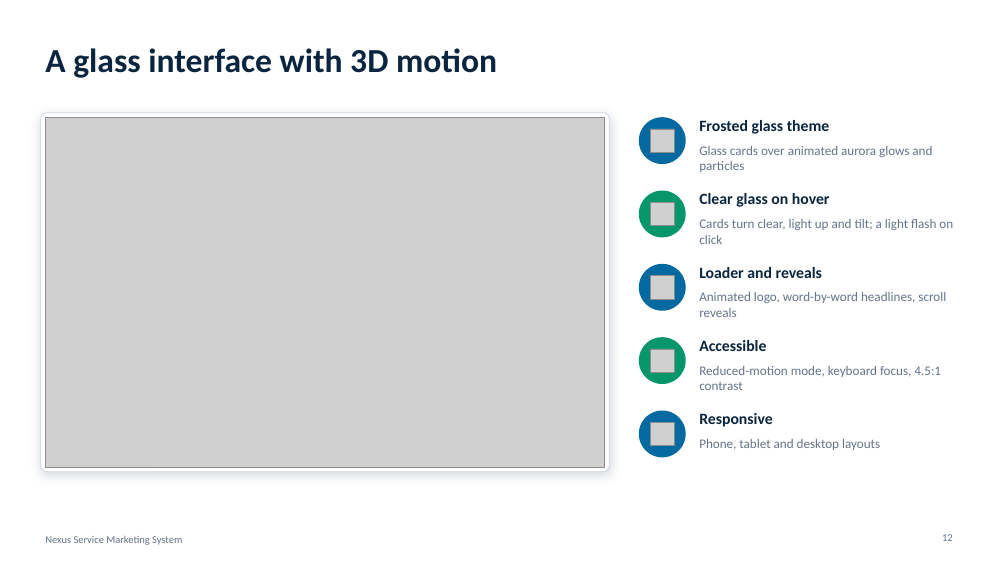
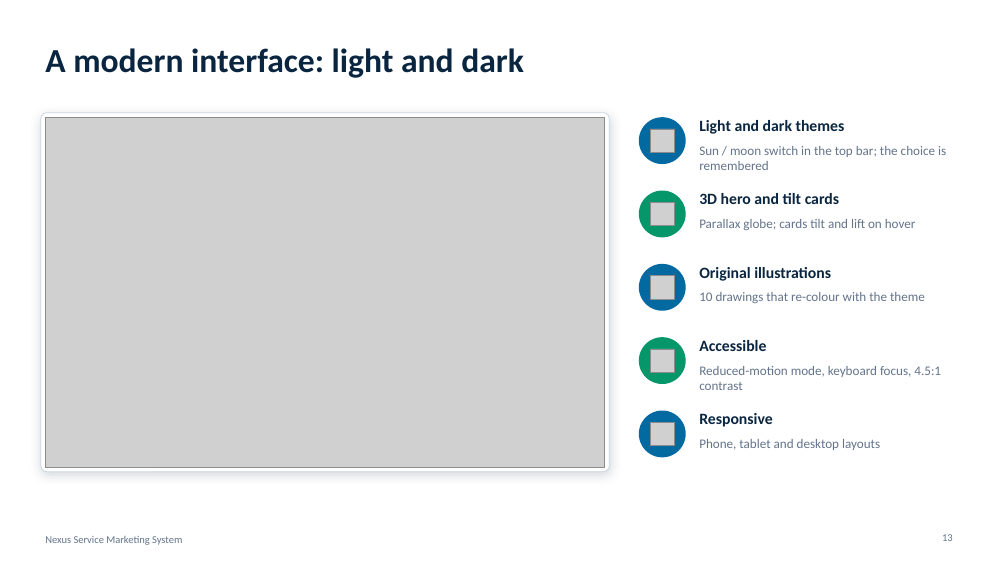
Before and after one commit to humaizkhan363-cmd/e_project, a slide deck: slide 13 of documentation/Nexus_Documentation/Nexus_Presentation_animated.pptx (slide 12 before the commit). Drawn at 1008x567 pixels with LibreOffice and Linux fonts; fonts in the diff are those of the drawing; grey boxes stand for pictures. Boxes give left, top, right and bottom in pixels: in the first picture for what was removed or moved away, otherwise in the second. Text is boxed around its words. In the diff, an @@ line names an element or a change of style, - is before the commit and + after.

```diff
--- a/documentation/Nexus_Documentation/Nexus_Presentation_animated.pptx
+++ b/documentation/Nexus_Documentation/Nexus_Presentation_animated.pptx
@@ title at (x1=45, y1=48, x2=524, y2=78): text changed @@
-A glass interface with 3D motion
+A modern interface: light and dark
@@ text at (x1=699, y1=120, x2=845, y2=134): text changed @@
-Frosted glass theme
+Light and dark themes
@@ text at (x1=699, y1=146, x2=946, y2=170): text changed @@
-Glass cards over animated aurora glows and particles
+Sun / moon switch in the top bar; the choice is remembered
@@ text at (x1=699, y1=193, x2=839, y2=204): text changed @@
-Clear glass on hover
+3D hero and tilt cards
@@ text at (x1=699, y1=219, x2=916, y2=230): text changed @@
-Cards turn clear, light up and tilt; a light flash on click
+Parallax globe; cards tilt and lift on hover
@@ text at (x1=699, y1=267, x2=831, y2=281): text changed @@
-Loader and reveals
+Original illustrations
@@ text at (x1=699, y1=292, x2=925, y2=303): text changed @@
-Animated logo, word-by-word headlines, scroll reveals
+10 drawings that re-colour with the theme
```
Also in this commit, not shown: 4 other slides changed, 2 slides added, 1 slide removed, 7 other files.
